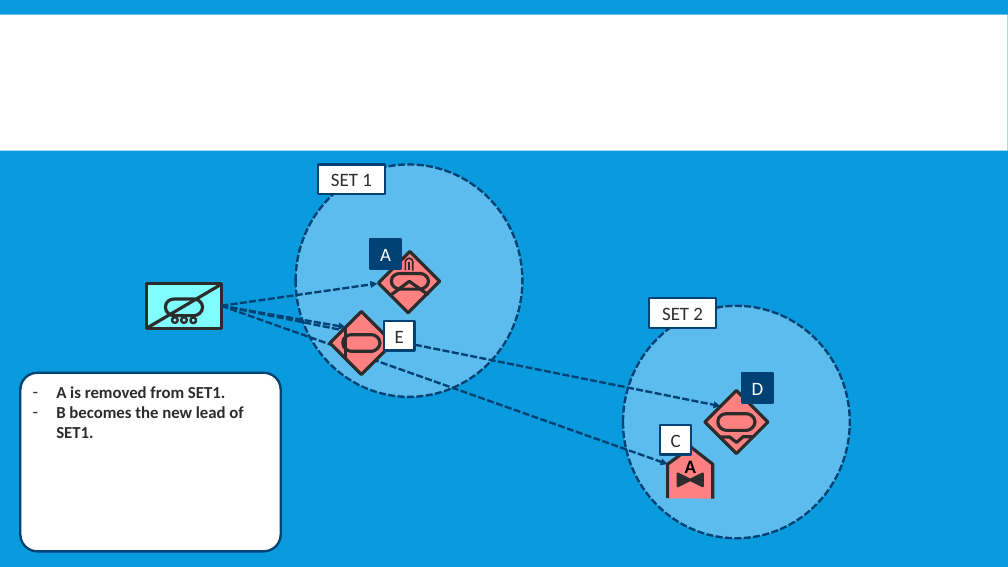
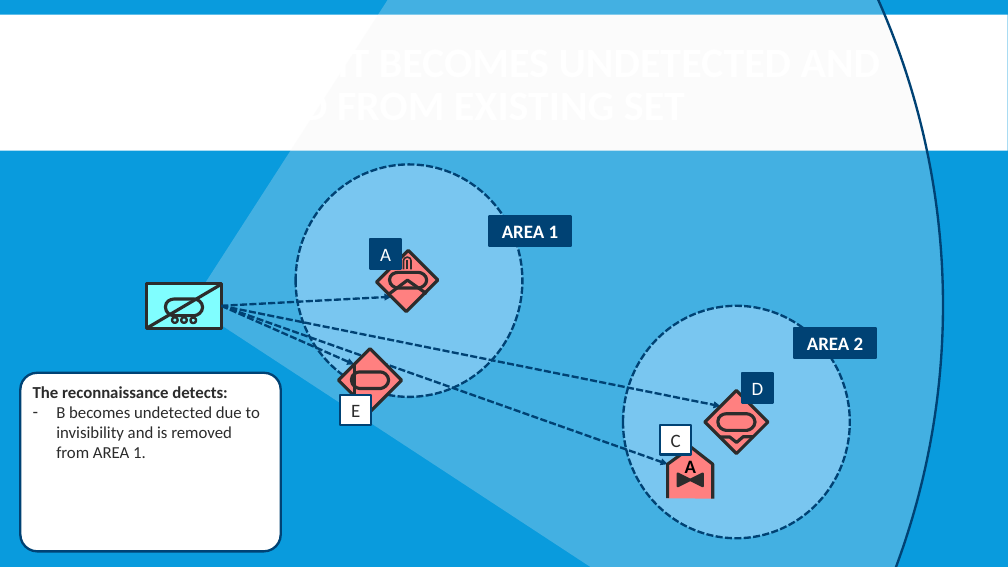
Before and after one commit to FlightControl-Master/MOOSE, a slide deck: slide 10 of Moose Training/Presentations/DCS World - MOOSE - Detection - Part 1 - Explanation.pptx (slide 16 before the commit). Drawn at 1008x567 pixels with LibreOffice and Linux fonts; fonts in the diff are those of the drawing; background and template pictures are left out. Boxes give left, top, right and bottom in pixels: in the first picture for what was removed or moved away, otherwise in the second. Text is boxed around its words. In the diff, an @@ line names an element or a change of style, - is before the commit and + after.

```diff
--- a/Moose Training/Presentations/DCS World - MOOSE - Detection - Part 1 - Explanation.pptx
+++ b/Moose Training/Presentations/DCS World - MOOSE - Detection - Part 1 - Explanation.pptx
@@ arc (boxed as its full ellipse) added at box(0, 0, 944, 567), fill #F2F2F2 at 25% opacity, outline #004274 2.25 pt @@
@@ rectangle removed at box(318, 165, 386, 194) @@
-SET 1
@@ rectangle added at box(489, 216, 571, 246), fill #004274, outline #004274 2.25 pt, 18 pt, text #FFFFFF, bold @@
+AREA 1
@@ arrow moved from (222, 306) - (377, 284) to (222, 306) - (392, 297) @@
@@ outline redrawn in 3 elements at box(389, 281, 426, 294), box(403, 257, 411, 269), box(389, 272, 426, 288) @@
@@ rectangle removed at box(650, 299, 717, 328) @@
-SET 2
@@ arrow moved from (222, 306) - (346, 327) to (222, 306) - (355, 364) @@
@@ rectangle added at box(795, 328, 876, 358), fill #004274, outline #004274 2.25 pt, 18 pt, text #FFFFFF, bold @@
+AREA 2
@@ text in rounded rectangle at box(33, 386, 260, 458): text changed; bold off @@
-– A is removed from SET1.
-– B becomes the new lead of SET1.
+The reconnaissance detects:
+– B becomes undetected due to invisibility and is removed from AREA 1.
@@ 1 rectangle, 1 line, 1 freeform shape: place and size @@
-1 rectangle, 1 line, 1 freeform shape at box(330, 311, 393, 374)
+1 rectangle, 1 line, 1 freeform shape at box(339, 348, 402, 412)
@@ rectangle "E": place and size @@
-rectangle "E" at box(384, 321, 415, 350)
+rectangle "E" at box(340, 395, 371, 425)
```
Also in this commit, not shown: 16 other slides changed, 3 slides added, 8 slides removed, 1 other file.
